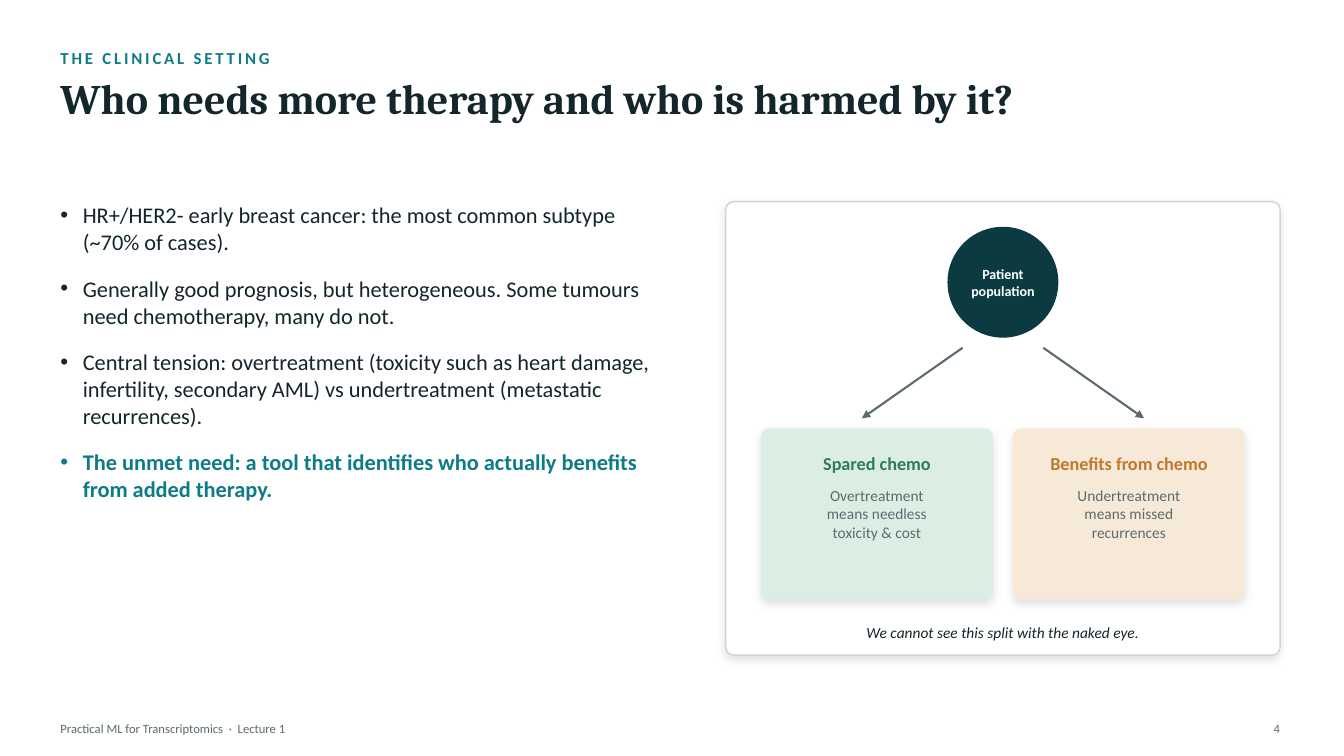
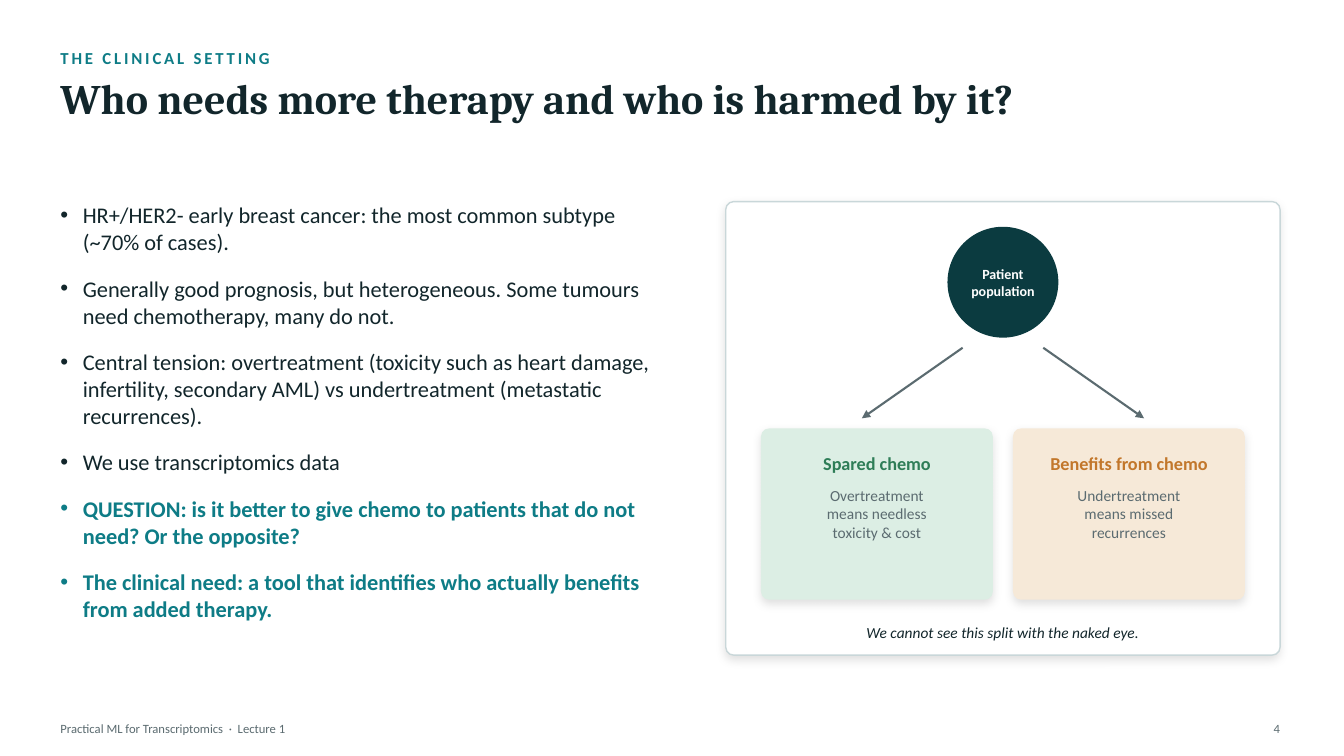
Before and after one commit to zhanyinx/ml26, a slide deck: slide 4 of lessons/lesson01_biological_question/theory/slides/Lecture1 - From Biological Question to ML Problem.pptx. Drawn at 1344x756 pixels with LibreOffice and Linux fonts; fonts in the diff are those of the drawing. Boxes give left, top, right and bottom in pixels: in the first picture for what was removed or moved away, otherwise in the second. Text is boxed around its words. In the diff, an @@ line names an element or a change of style, - is before the commit and + after.

```diff
--- a/lessons/lesson01_biological_question/theory/slides/Lecture1 - From Biological Question to ML Problem.pptx
+++ b/lessons/lesson01_biological_question/theory/slides/Lecture1 - From Biological Question to ML Problem.pptx
@@ text at (x1=83, y1=454, x2=639, y2=621): text changed @@
-• The unmet need: a tool that identifies who actually benefits from added therapy.
+• We use transcriptomics data
+• QUESTION: is it better to give chemo to patients that do not need? Or the opposite?
+• The clinical need: a tool that identifies who actually benefits from added therapy.
```
Also in this commit, not shown: 7 other slides changed.
